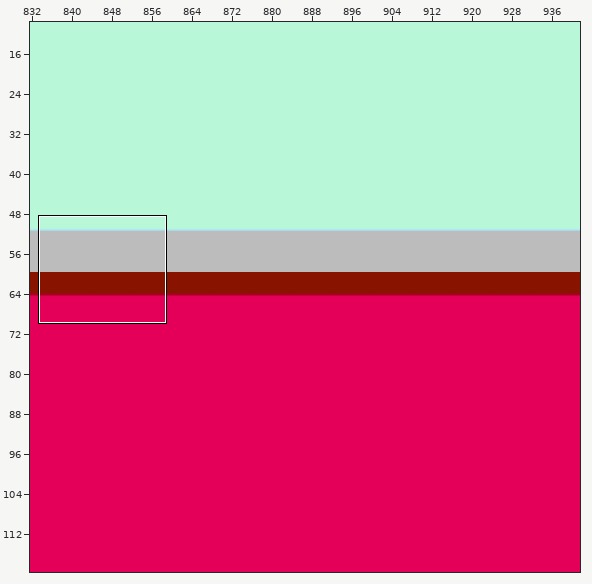
A Tiled map gets an edit: android/assets/tilemap_01.tmx. The first picture is a wide view before the edit; the outline marks the close-up.
Close-up. Before the edit:
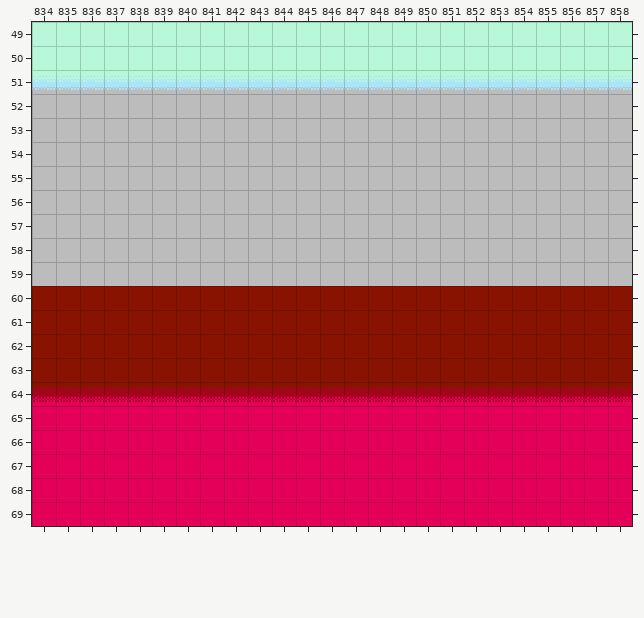
Cells are 16x16 px. Shown: x 834..858, y 49..69. The commit also changed other parts of the map, which this record leaves out.
The result:
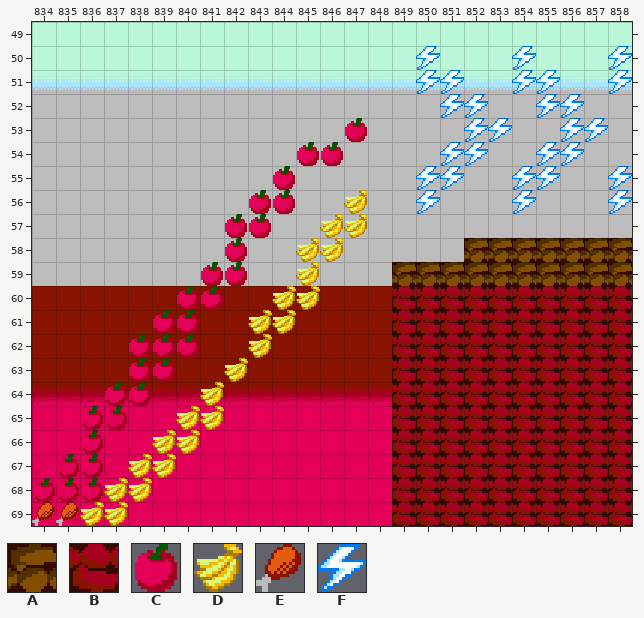
Key: from "tileset_backgrounds": A 127, B 155; from "tileset_spawns": C 10 "item_apple", D 21 "item_bananas", E 32 "item_chicken", F 43 "powerup_speed".
_ is an empty cell.
Tiles of an added or newly shown layer are drawn over the layers below it.
Change:
Layer "Platfs" (now shown):
y 58: x 852..858 _______ -> AAAAAAA
y 59: x 849..858 __________ -> AAAAAAAAAA
y 60..69: x 849..858 __________ -> BBBBBBBBBB
Layer "Spawns" (now shown):
y 50: x 850 _ -> F; x 854 _ -> F; x 858 _ -> F
y 51: x 850..851 __ -> FF; x 854..855 __ -> FF; x 858 _ -> F
y 52: x 851..852 __ -> FF; x 855..856 __ -> FF
y 53: x 847 _ -> C; x 852..853 __ -> FF; x 856..857 __ -> FF
y 54: x 845..846 __ -> CC; x 851..852 __ -> FF; x 855..856 __ -> FF
y 55: x 844 _ -> C; x 850..851 __ -> FF; x 854..855 __ -> FF; x 858 _ -> F
y 56: x 843..844 __ -> CC; x 847 _ -> D; x 850 _ -> F; x 854 _ -> F; x 858 _ -> F
y 57: x 842..843 __ -> CC; x 846..847 __ -> DD
y 58: x 842 _ -> C; x 845..846 __ -> DD
y 59: x 841..842 __ -> CC; x 845 _ -> D
y 60: x 840..841 __ -> CC; x 844..845 __ -> DD
y 61: x 839..840 __ -> CC; x 843..844 __ -> DD
y 62: x 838..840 ___ -> CCC; x 843 _ -> D
y 63: x 838..839 __ -> CC; x 842 _ -> D
y 64: x 837..838 __ -> CC; x 841 _ -> D
y 65: x 836..837 __ -> CC; x 840..841 __ -> DD
y 66: x 836 _ -> C; x 839..840 __ -> DD
y 67: x 835..836 __ -> CC; x 838..839 __ -> DD
y 68: x 834..838 _____ -> CCCDD
y 69: x 834..837 ____ -> EEDD
